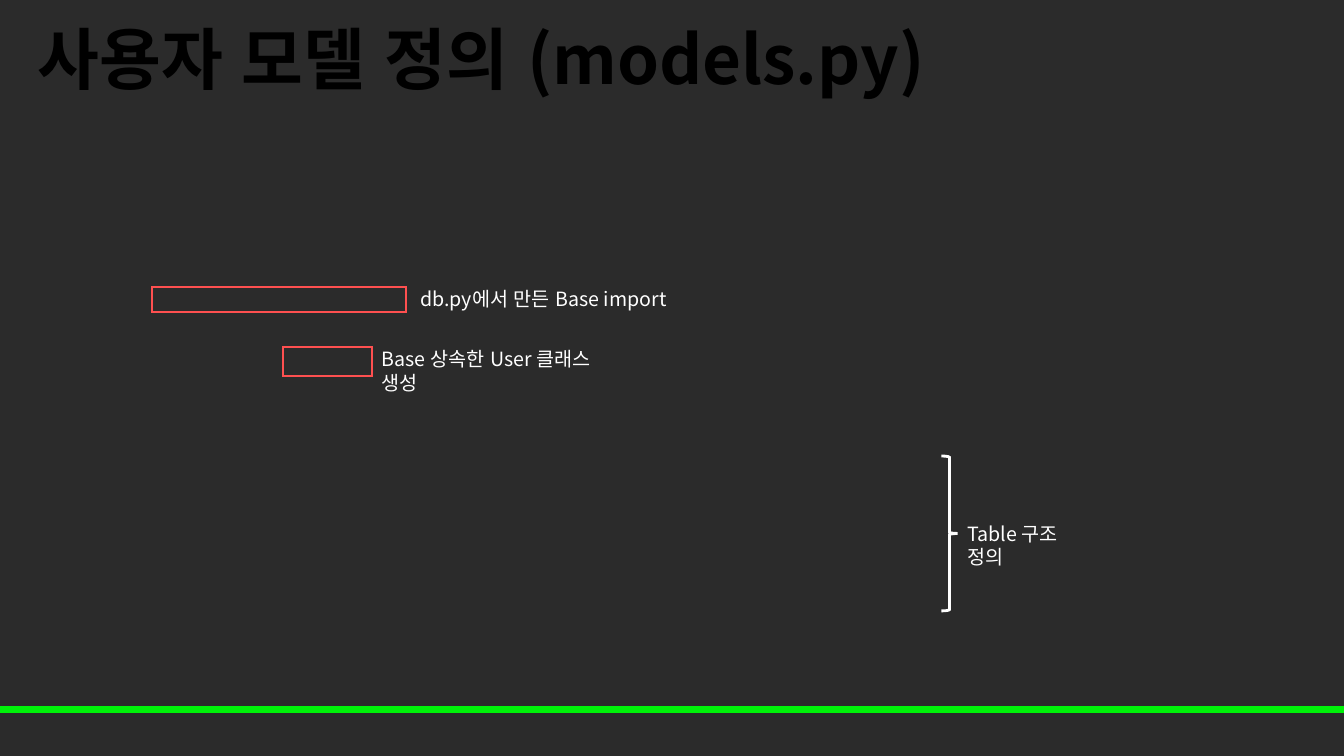
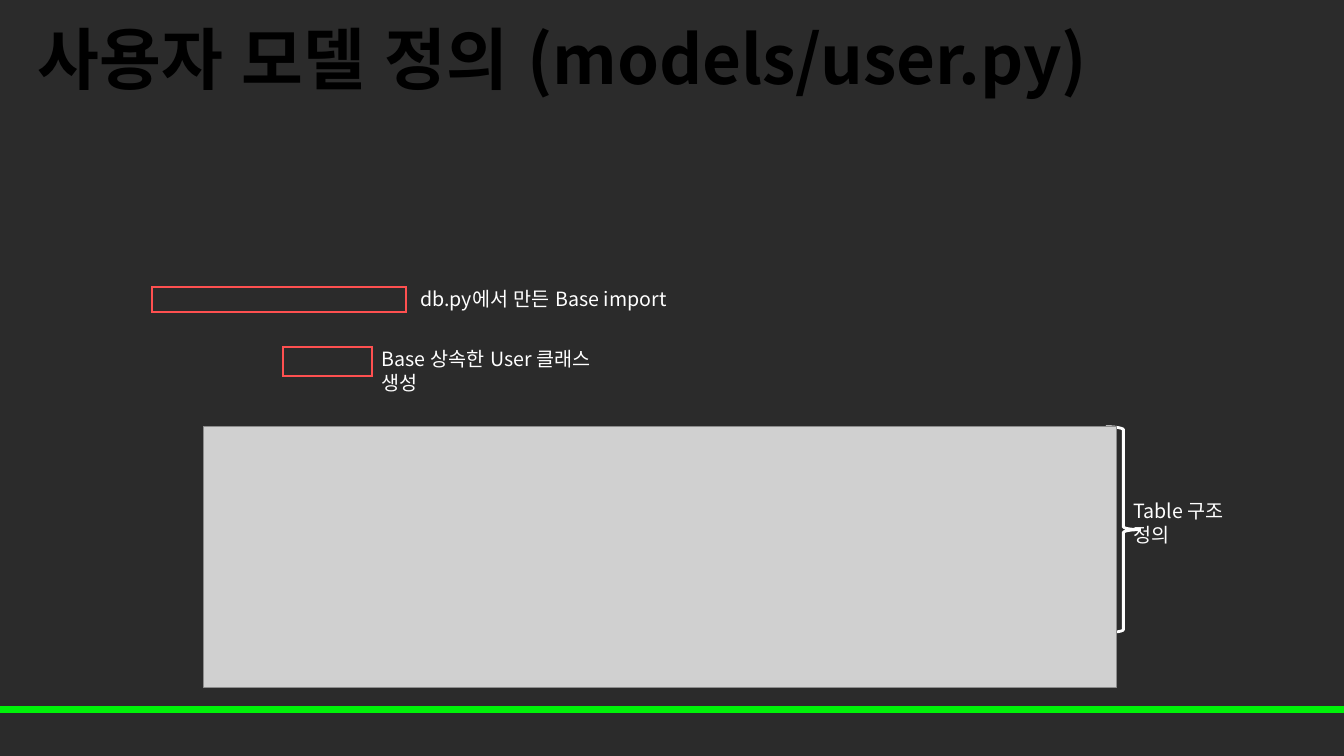
Before and after one commit to Leader-Lesson/KDT_RE_3rd, a slide deck: slide 42 of material/DB/08_파이썬과함께쓰기.pptx (slide 41 before the commit). Drawn at 1344x756 pixels with LibreOffice and Linux fonts; fonts in the diff are those of the drawing; grey boxes stand for pictures; background and template pictures are left out; a plain dark background stands for a picture behind light text. Boxes give left, top, right and bottom in pixels: in the first picture for what was removed or moved away, otherwise in the second. Text is boxed around its words. In the diff, an @@ line names an element or a change of style, - is before the commit and + after.

```diff
--- a/material/DB/08_파이썬과함께쓰기.pptx
+++ b/material/DB/08_파이썬과함께쓰기.pptx
@@ title at bbox=[38, 28, 1087, 99]: text changed @@
-사용자 모델 정의 (models.py)
+사용자 모델 정의 (models/user.py)
@@ picture added at bbox=[203, 426, 1117, 687] @@
@@ right brace: place and size @@
-right brace at bbox=[942, 456, 958, 611]
+right brace at bbox=[1106, 426, 1141, 632]
@@ text "Table 구조 정의": place and size @@
-text "Table 구조 정의" at bbox=[968, 525, 1058, 566]
+text "Table 구조 정의" at bbox=[1133, 502, 1224, 544]
```
Also in this commit, not shown: 2 slides added.
